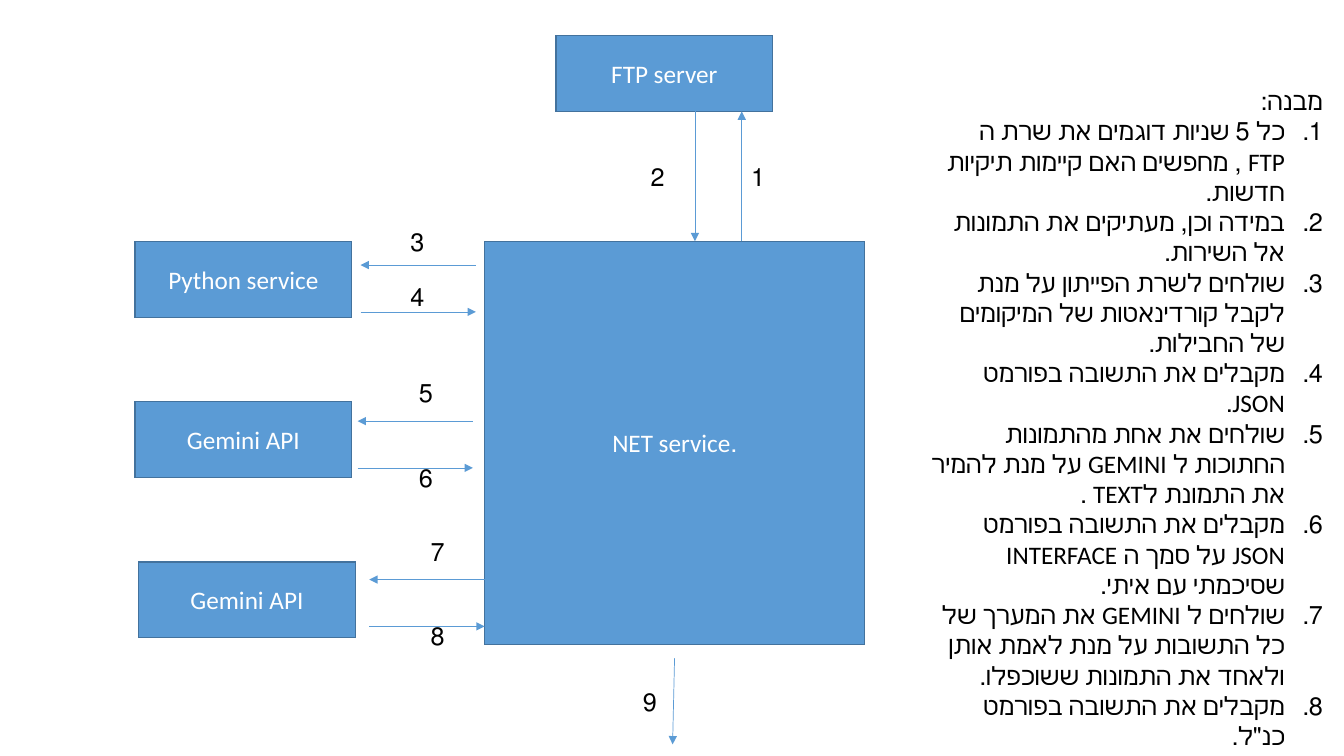
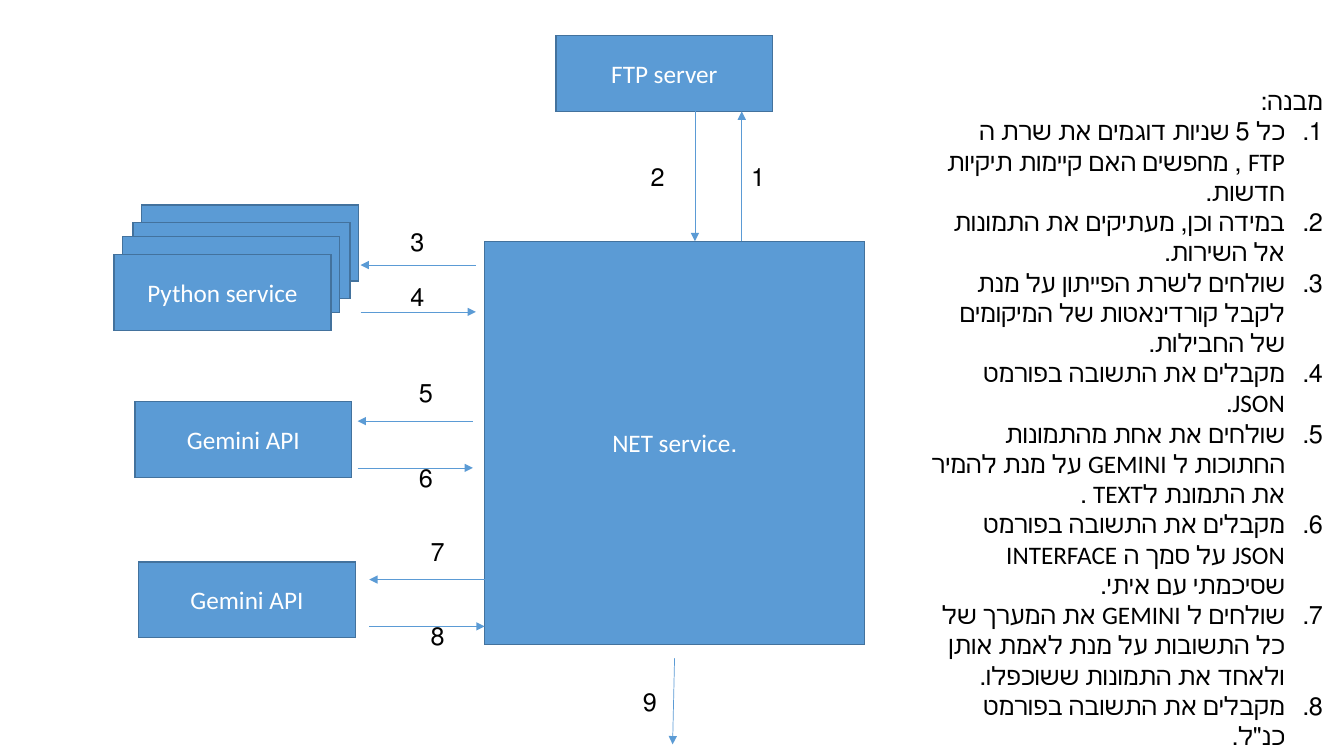
Before and after one commit to tallavi561/OCR-PostOfiice, a slide deck: slide 1 of מצגת1.pptx. Drawn at 1344x756 pixels with LibreOffice and Linux fonts; fonts in the diff are those of the drawing. Boxes give left, top, right and bottom in pixels: in the first picture for what was removed or moved away, otherwise in the second. Text is boxed around its words. In the diff, an @@ line names an element or a change of style, - is before the commit and + after.

```diff
--- a/מצגת1.pptx
+++ b/מצגת1.pptx
@@ rectangle "Python service": place and size @@
-rectangle "Python service" at box(135, 241, 352, 317)
+rectangle "Python service" at box(141, 206, 358, 281)
@@ rectangle added at box(123, 237, 340, 313), fill #5B9BD5, outline #43739E 1 pt, 18 pt, text #FFFFFF @@
+Python service
@@ rectangle added at box(133, 223, 350, 298), fill #5B9BD5, outline #43739E 1 pt, 18 pt, text #FFFFFF @@
+Python service
@@ rectangle added at box(114, 254, 331, 330), fill #5B9BD5, outline #43739E 1 pt, 18 pt, text #FFFFFF @@
+Python service
```
Also in this commit, not shown: 13 other files.
